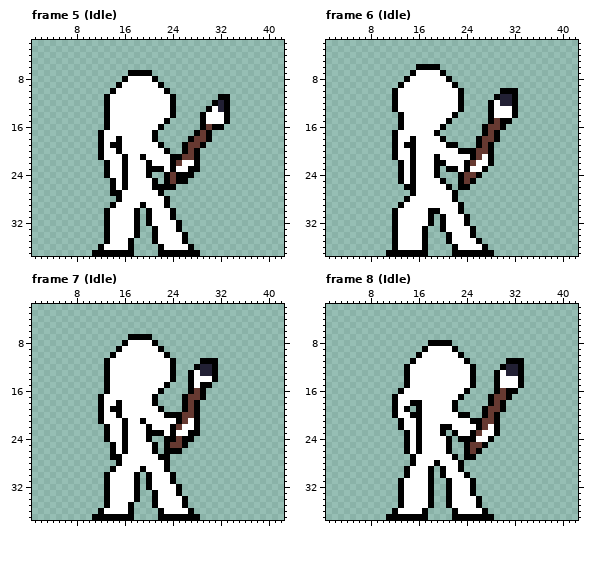
Two versions of one pixel-art file, sprites/Brush.ase. Above: the version before the commit.
46x38 pixels, 28 frames. Shown: frame 5 (Idle): x 1..42, y 2..37; frame 6 (Idle): x 1..42, y 2..37; frame 7 (Idle): x 1..42, y 2..37; frame 8 (Idle): x 1..42, y 2..37. The old version is drawn lined up with the new one, on the new canvas. The commit also changed other frames, which this record leaves out.
New version:
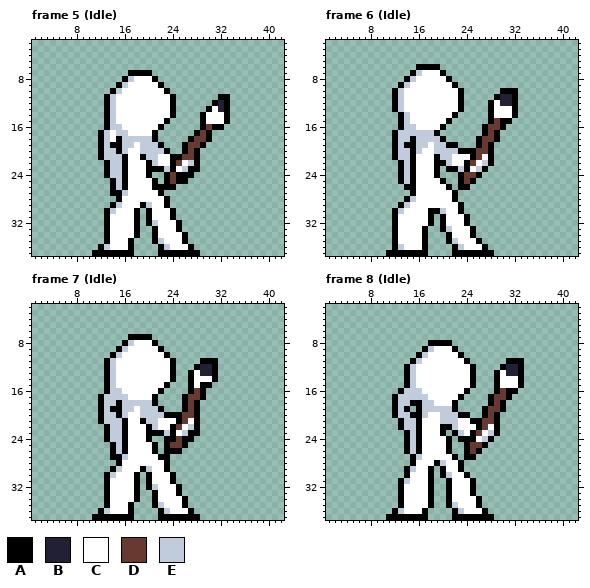
Palette (. is transparent): A #000000  B #222034  C #ffffff  D #663931  E #c0cbdc
What changed:
canvas 46x38 -> 85x38
Changed rows in their new state; - is an unchanged pixel.
Frame 5 (Idle):
first column x 13:
 8 ----E----------
 9 ---E-----------
10 --E------------
11 -E-------------
12 -E-------------
13 -E-------------
14 -E-------------
15 -E-------------
16 -EE------------
17 E-EE-----------
18 E--EEEEE-------
19 E--EE-EEE------
20 EE-E--EEEE-----
21 EEE----EE------
22 -EE-----E-----E
23 -EE-------E--E-
24 -EE------------
25 --E------------
26 --E------------
27 ---E-----------
29 --E----E-------
30 -E-------------
32 --------E------
35 ---------E-----
36 E---------E----
Frame 6 (Idle):
first column x 13:
 7 ---E-----------
 8 --E------------
 9 -E-------------
10 E--------------
11 E--------------
12 E--------------
13 E--------------
14 -E-------------
15 -E-------------
16 -EE------------
17 EEEEEE---------
18 EE-EEEE--------
19 E--EE-EE-------
20 EE-E--EEEE-----
21 EE-----EE------
22 -E------E-----E
23 -E--------E--E-
24 -E-------------
25 -E-------------
28 --E------------
29 -E-------------
30 E------E-------
33 --------E------
35 ---------E-----
36 E---------E----
Frame 7 (Idle):
first column x 13:
 8 ----E----------
 9 ---E-----------
10 --E------------
11 -E-------------
12 -E-------------
13 -E-------------
14 -E-------------
15 -E-------------
16 -EE------------
17 EEEE-----------
18 EE-EEEEE-------
19 E--EE-EEE------
20 EE-E--EEEE-----
21 EEE----EE------
22 -EE-----E-----E
23 -EE-------E--E-
24 -EE------------
25 --E------------
26 --E------------
27 ---E-----------
29 --E----E-------
30 -E-------------
32 --------E------
35 ---------E-----
36 E---------E----
Frame 8 (Idle):
first column x 13:
 9 -----E----------
10 ----E-----------
11 ---E------------
12 --E-------------
13 --E-------------
14 --E-------------
15 --E-------------
16 -EEE------------
17 EEEEE-----------
18 EE--EE----------
19 E---EEEEE-------
20 EE--E--EEE------
21 -EE----EEE------
22 -EE------E------
23 --E-------E----E
24 --E-----------E-
25 --E-------------
26 --E-------------
27 ---E------------
28 -------E--------
29 --E-------------
30 --------E-------
31 -E--------------
first column x 13:
35 ---------E-
36 E---------E
